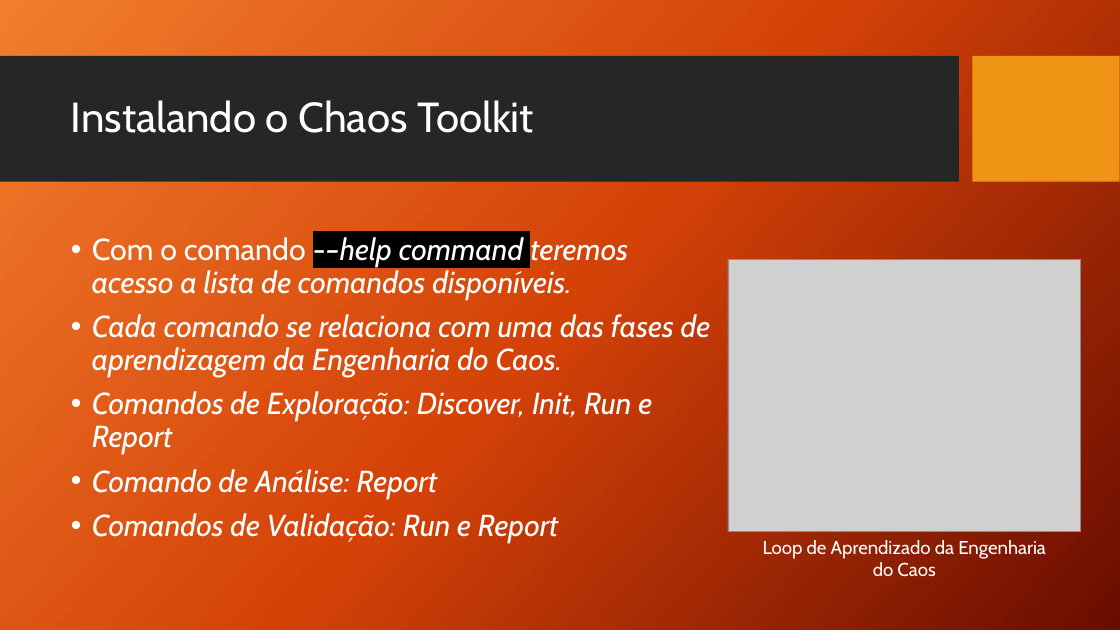
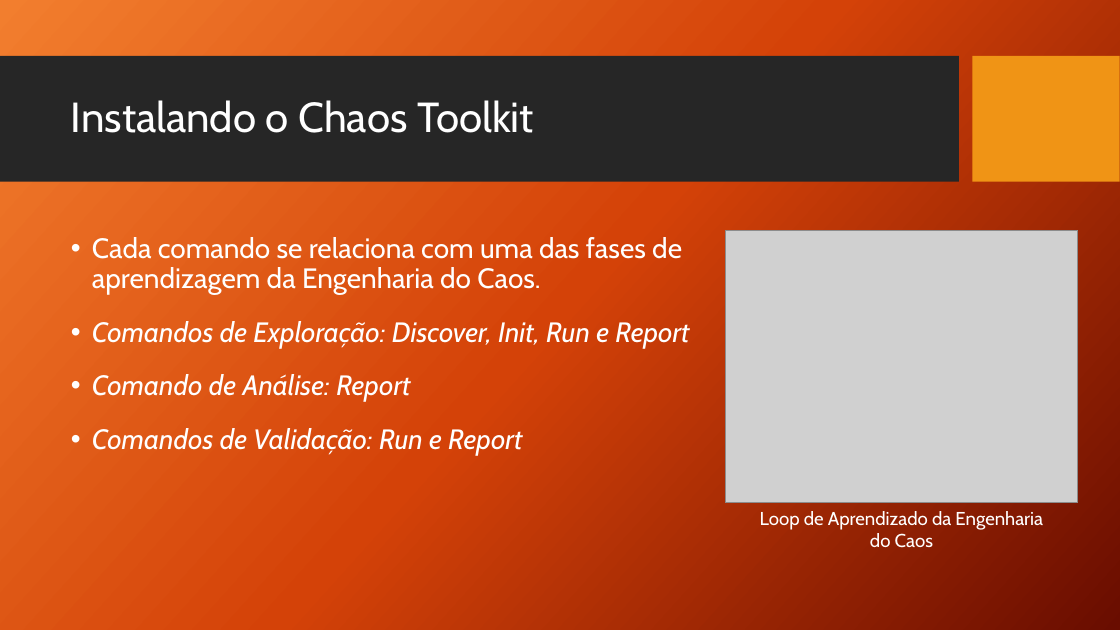
Before and after one commit to TCC-Chaos-Engineering/docs-chaos-engineering, a slide deck: slide 49 of docs/Chaos Engineering - Das Hipoteses aos Testes.pptx. Drawn at 1120x630 pixels with LibreOffice and Linux fonts; fonts in the diff are those of the drawing; grey boxes stand for pictures; background and template pictures are left out. Boxes give left, top, right and bottom in pixels: in the first picture for what was removed or moved away, otherwise in the second. Text is boxed around its words. In the diff, an @@ line names an element or a change of style, - is before the commit and + after.

```diff
--- a/docs/Chaos Engineering - Das Hipoteses aos Testes.pptx
+++ b/docs/Chaos Engineering - Das Hipoteses aos Testes.pptx
@@ text "Cada comando se relaciona com ..." at (92,237,689,456): size 26 to 24 pt; italic off in "Cada comando se relaciona com uma das ..."; more space between paragraphs @@
@@ text at (92,237,628,300): paragraph removed @@
-• Com o comando -–help command teremos acesso a lista de comandos disponíveis.
@@ picture: place and size @@
-picture at (728,260,1081,532)
+picture at (725,230,1078,502)
@@ text "Loop de Aprendizado da Engenharia ...": place and size @@
-text "Loop de Aprendizado da Engenharia ..." at (763,540,1046,577)
+text "Loop de Aprendizado da Engenharia ..." at (760,511,1043,548)
```
Also in this commit, not shown: 27 other slides changed, 21 slides added, 2 slides removed.
